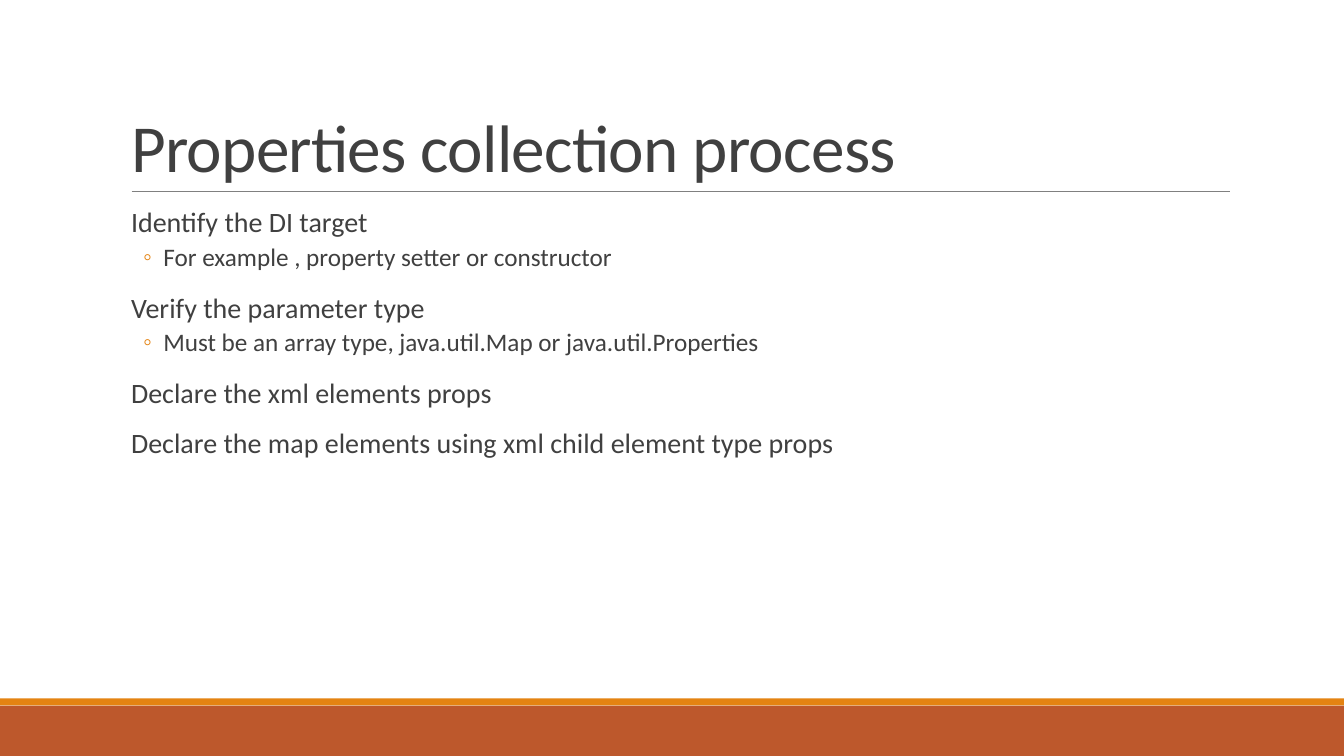
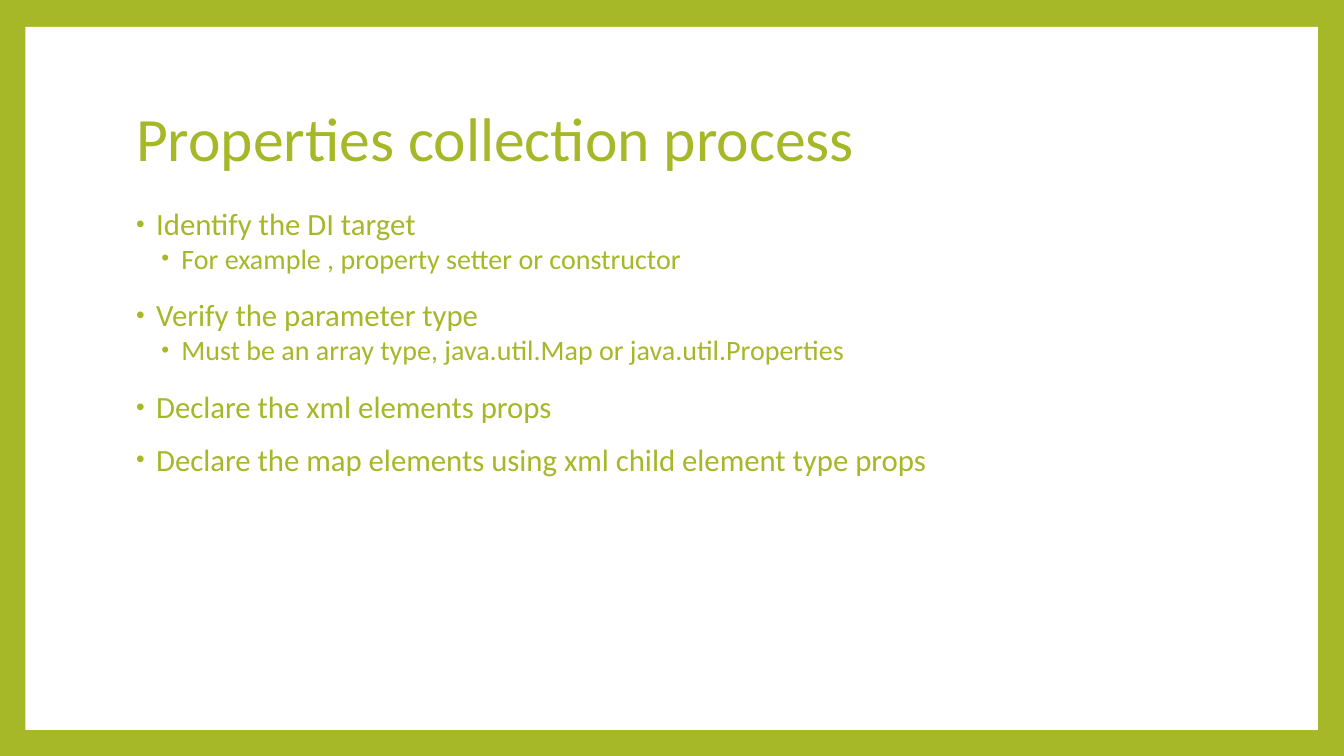
Before and after one commit to minhcnrs/JAVA_Course_Spring_Training, a slide deck: slide 29 of course/Spring-Day4.pptx. Drawn at 1344x756 pixels with LibreOffice and Linux fonts; fonts in the diff are those of the drawing. Boxes give left, top, right and bottom in pixels: in the first picture for what was removed or moved away, otherwise in the second. Text is boxed around its words. In the diff, an @@ line names an element or a change of style, - is before the commit and + after.

```diff
--- a/course/Spring-Day4.pptx
+++ b/course/Spring-Day4.pptx
@@ background #FFFFFF to #A6B727 @@
@@ rectangle added at (25,27,1318,730), fill #FFFFFF @@
@@ title "Properties collection process": place and size @@
-title "Properties collection process" at (131,125,896,183)
+title "Properties collection process" at (136,118,854,171)
@@ title "Properties collection process" at (136,118,854,171): size 48 to 44 pt, text colour #404040 to #A6B727, letter spacing -0.5 to 0 pt; line spacing 0.85 to 0.9; vertical alignment bottom to middle @@
@@ text "Identify the DI target" at (156,213,926,477): size 20 to 22 pt in "Identify the DI target", "Verify the parameter type", "Declare the xml elements props", "Declare the map elements using xml child ..."; text colour #404040 to #A6B727; size 18 to 20 pt in "For example , property setter or constructor", "Must be an array type, java.util.Map or ..."; bullet   to •; bullet colour #E48312 to #A6B727; bullet ◦ to • @@
@@ line removed from (132, 192) to (1231, 192) @@
@@ rectangle removed at (0,706,1344,756) @@
@@ rectangle removed at (0,699,1344,706) @@
```
Also in this commit, not shown: 31 other slides changed, 8 other files.
